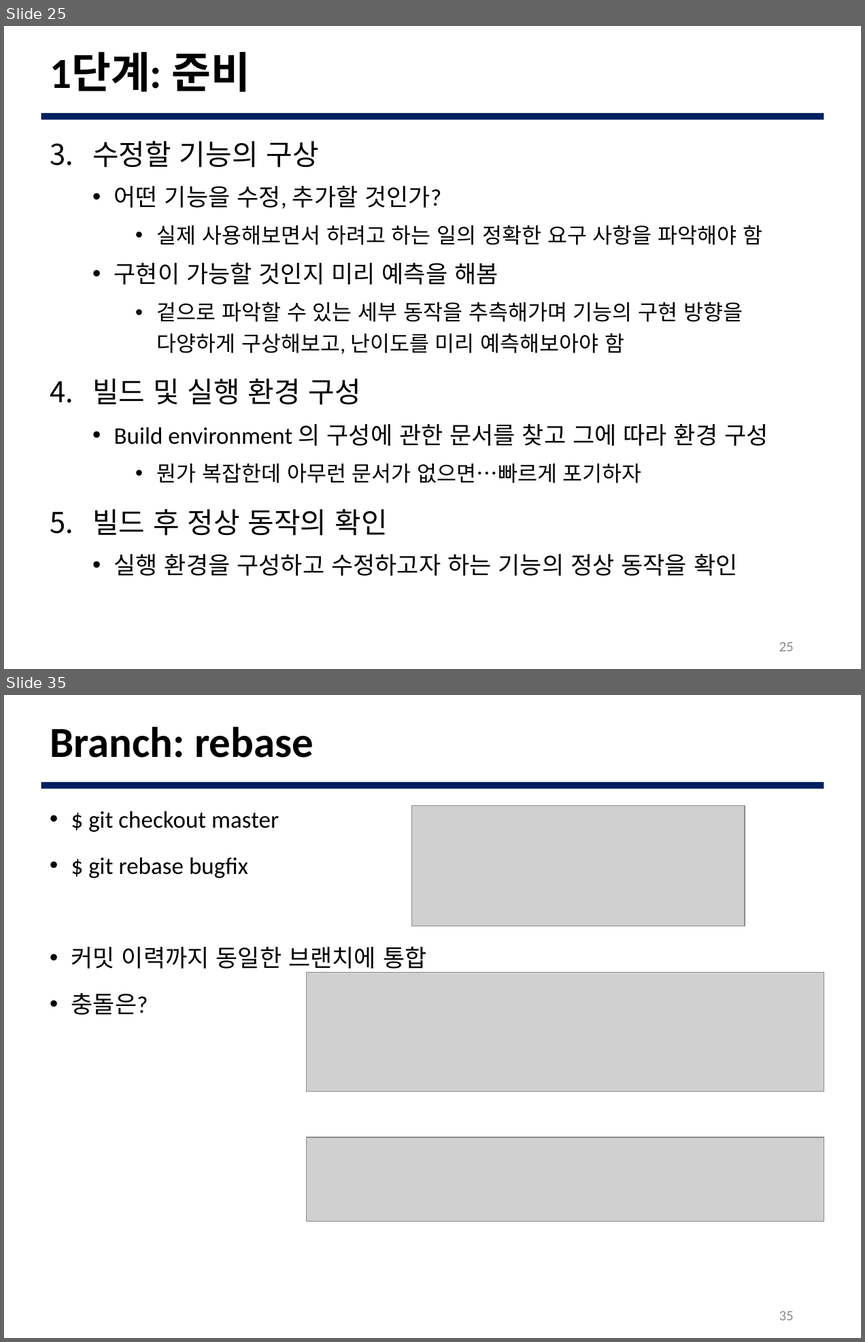
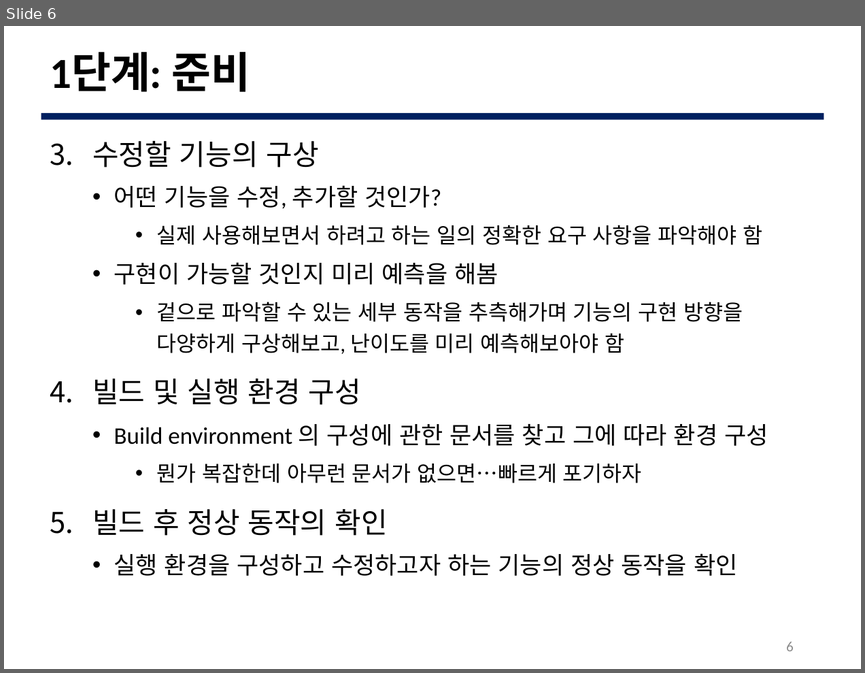
Before and after one commit to JBNU-JEduTools/osscourse, a slide deck: Slides/8. 코드 분석 1.pptx. Shown one above the other, each under a label of ours: slides 25 and 35 before the commit, slide 6 after it; the slides between them are not shown. The pictures are 865x1342 and 865x673 pixels, drawn with LibreOffice and Linux fonts; fonts in the diff are those of the drawing; grey boxes stand for pictures; background and template pictures are left out. Boxes give left, top, right and bottom in pixels: in the first picture for what was removed or moved away, otherwise in the second. Text is boxed around its words. In the diff, an @@ line names an element or a change of style, - is before the commit and + after.

```diff
--- a/Slides/8. 코드 분석 1.pptx
+++ b/Slides/8. 코드 분석 1.pptx
@@ slide 35 removed at (4, 695, 861, 1338), background #FFFFFF; not listed: 1 template element that a slide beside it also shows @@
@@ title removed at (50, 726, 313, 758) @@
-Branch: rebase
@@ text removed at (71, 811, 426, 1015) @@
-• $ git checkout master
-• $ git rebase bugfix
-• 커밋 이력까지 동일한 브랜치에 통합
-• 충돌은?
@@ picture removed at (412, 806, 745, 926) @@
@@ picture removed at (307, 972, 824, 1091) @@
@@ picture removed at (307, 1137, 824, 1221) @@
@@ page number removed at (779, 1310, 793, 1320) @@
-35
@@ what was slide 25 is now slide 6 @@
@@ page number at (786, 641, 793, 651): text changed @@
-25
+6
```
Also in this commit, not shown: 9 slides changed, 15 slides added, 39 other slides removed, 5 other files.
